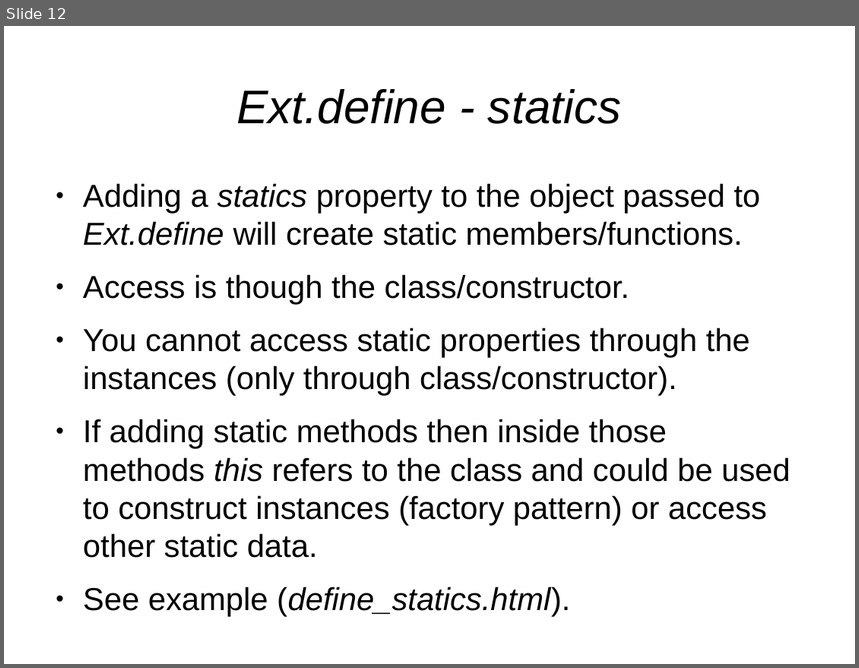
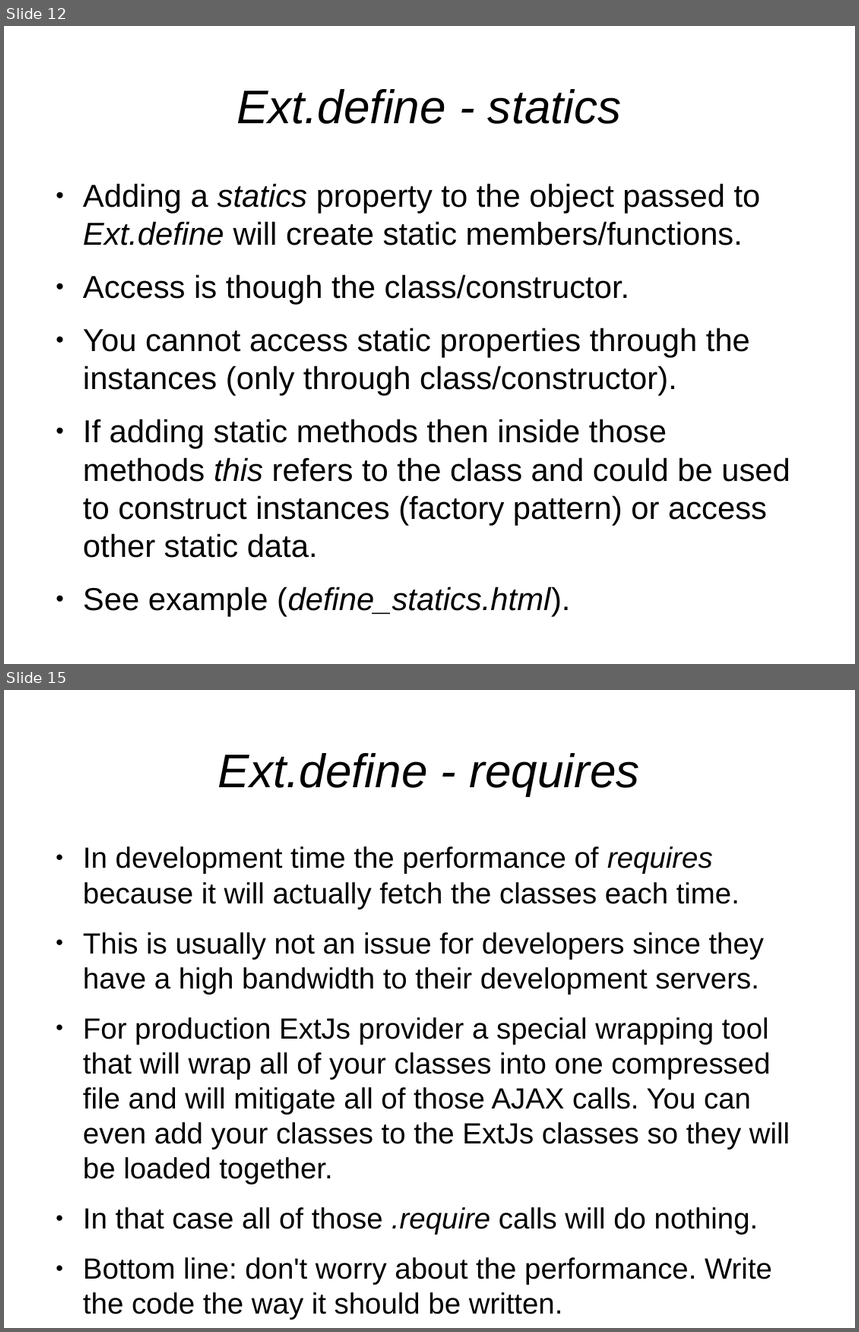
Before and after one commit to veltzer/demos, a slide deck: javascript/extjs/doc/extjs_oo.odp. Shown one above the other, each under a label of ours: slide 12 before the commit, slides 12 and 15 after it; the slides between them are not shown. The pictures are 859x668 and 859x1332 pixels, drawn with LibreOffice and Linux fonts; fonts in the diff are those of the drawing. Boxes give left, top, right and bottom in pixels: in the first picture for what was removed or moved away, otherwise in the second. Text is boxed around its words. In the diff, an @@ line names an element or a change of style, - is before the commit and + after.

```diff
--- a/javascript/extjs/doc/extjs_oo.odp
+++ b/javascript/extjs/doc/extjs_oo.odp
@@ slide 15 added at box(4, 690, 855, 1328), background #FFFFFF @@
@@ title added at box(218, 753, 640, 796), 44 pt, text #000000, italic @@
+Ext.define - requires
@@ text added at box(83, 847, 790, 1320), 27.2 pt, text #000000 @@
+● In development time the performance of requires because it will actually fetch the classes each time.
+● This is usually not an issue for developers since they have a high bandwidth to their development servers.
+● For production ExtJs provider a special wrapping tool that will wrap all of your classes into one compressed file and will mitigate all of those AJAX calls. You can even add your classes to the ExtJs classes so they will be loaded together.
+● In that case all of those .require calls will do nothing.
+● Bottom line: don't worry about the performance. Write the code the way it should be written.
```
Also in this commit, not shown: 1 slide changed, 1 other slide added, 2 other files.
